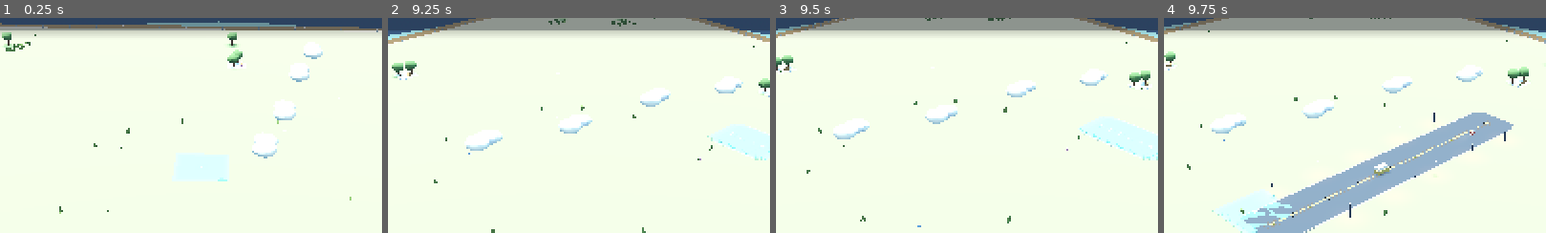
Above: before the commit, frames 1-4 (left to right).
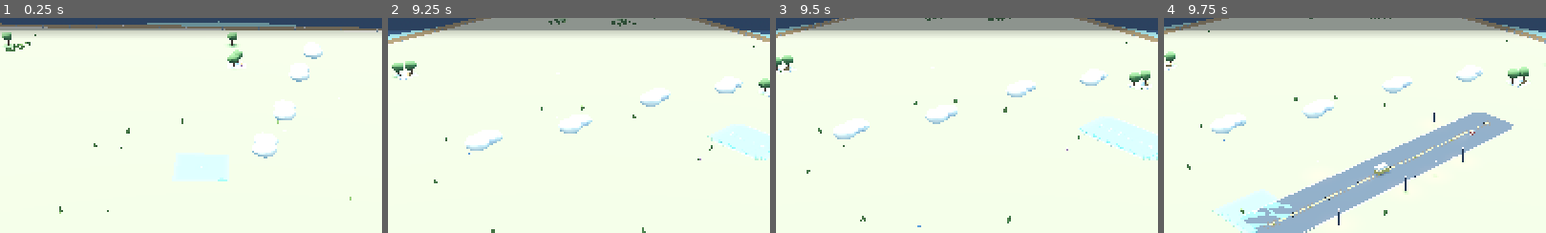
Above: after the commit, the same moments.

Repository: johnswaffles/my-backend-api
Game: Godot game, scene res://scenes/main_scene.tscn
The game is run twice, just before and just after one commit, with the same random seed, the same clock (stepped at 60 frames per second) and the same inputs.
Inputs (mouse positions are % of the whole screen's width and height, from its top left):
- Up to frame 1 (0.25 s): no input
- Up to frame 2 (9.25 s): click "Build: Road" at 0.5 s; click "Place" at 1.25 s; click "Town" at 2 s; click "Daylight 100%" at 2.75 s; click "Home" at 3.5 s; click "L" at 4.25 s; click "R" at 5 s; click "-" at 5.75 s; click "+" at 6.5 s; click "Music On" at 7.25 s; click "Music Off" at 8 s; move the mouse to (72, 45) at 8.77 s; hold D from 8.78 s (still down); tap 1 at 8.85 s; click (72, 45) at 8.92 s
- Up to frame 3 (9.5 s): keep holding D
- Up to frame 4 (9.75 s): release D at 9.5 s; drag from (30, 55) to (45, 70) at 9.52 s
The pictures show only the part of the screen within x 23-73%, y 15-65%; the shares and areas given below are measured in that part.

Frames 1-3 are identical in both runs. In frame 4, 0.2% of the frame differs, in the area x 28-90%, y 52-97%.
Error before the commit: Invalid call. Nonexistent function 'lock' in base 'Image'. (res://scripts/building_system.gd:4910)
Error after the commit: Invalid call. Nonexistent function 'lock' in base 'Image'. (res://scripts/building_system.gd:4935)

Commit message:
Reduce road light pole bunching

Diff:
--- a/cozy-builder-godot/scripts/building_system.gd
+++ b/cozy-builder-godot/scripts/building_system.gd
@@ -4814,7 +4814,9 @@
 		var horizontal_straight := east and west and not north and not south
 		if not vertical_straight and not horizontal_straight:
 			continue
-		if posmod(cell.x + cell.y, 2) != 0:
+		if _road_light_has_nearby_junction(cell):
+			continue
+		if posmod(cell.x + cell.y, 3) != 0:
 			continue
 		var preferred_sign := 1 if posmod(cell.x + cell.y, 4) == 0 else -1
 		var candidate_signs := [preferred_sign, -preferred_sign]
@@ -4829,6 +4831,29 @@
 					continue
 				_place_road_light(cell, Vector3(0.0, 0.0, 2.82 * float(side_sign)), "h_%s_%d" % [_cell_key(cell), side_sign])
 				break
+
+
+func _road_light_has_nearby_junction(cell: Vector2i) -> bool:
+	for dx in [-1, 0, 1]:
+		for dy in [-1, 0, 1]:
+			if dx == 0 and dy == 0:
+				continue
+			var neighbor := Vector2i(cell.x + dx, cell.y + dy)
+			if not _road_cells.has(_cell_key(neighbor)):
+				continue
+			if _road_light_is_junction_like(neighbor):
+				return true
+	return _road_light_is_junction_like(cell)
+
+
+func _road_light_is_junction_like(cell: Vector2i) -> bool:
+	var north := _road_cells.has(_cell_key(Vector2i(cell.x, cell.y - 1)))
+	var east := _road_cells.has(_cell_key(Vector2i(cell.x + 1, cell.y)))
+	var south := _road_cells.has(_cell_key(Vector2i(cell.x, cell.y + 1)))
+	var west := _road_cells.has(_cell_key(Vector2i(cell.x - 1, cell.y)))
+	var vertical_straight := north and south and not east and not west
+	var horizontal_straight := east and west and not north and not south
+	return not vertical_straight and not horizontal_straight
 
 
 func _road_lamp_clearance_is_free(cell: Vector2i, vertical: bool, side_sign: int = 0) -> bool:
Not shown, changed: public/godot-playtest/index.html
Not shown, changed: public/godot-playtest/index.pck
